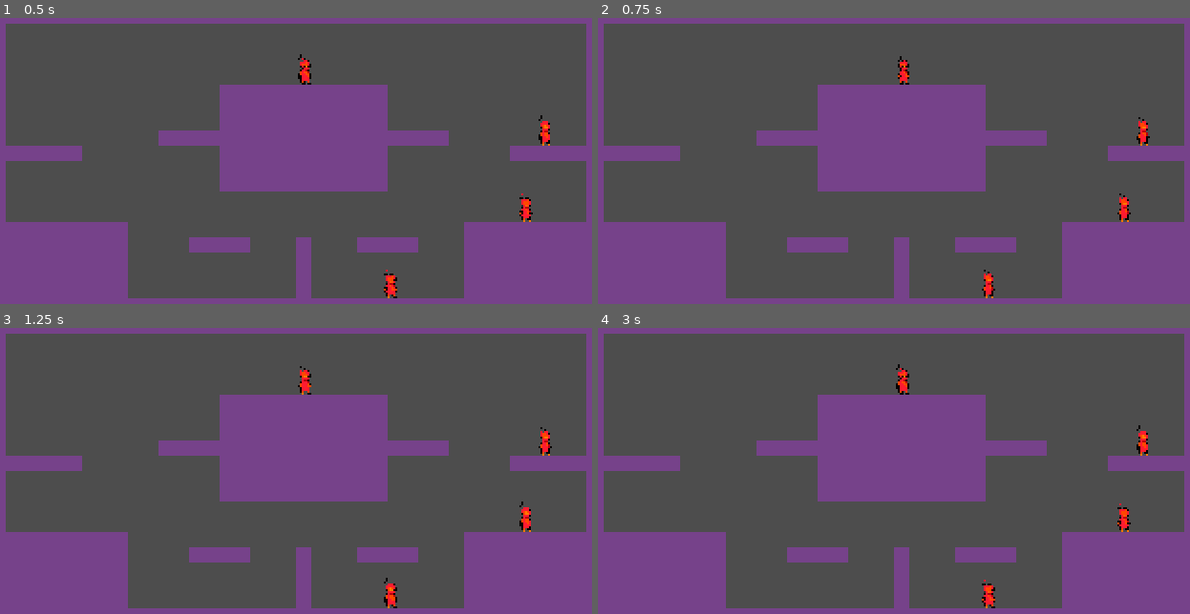
Above: before the commit, frames 1-4 (two rows, left to right).
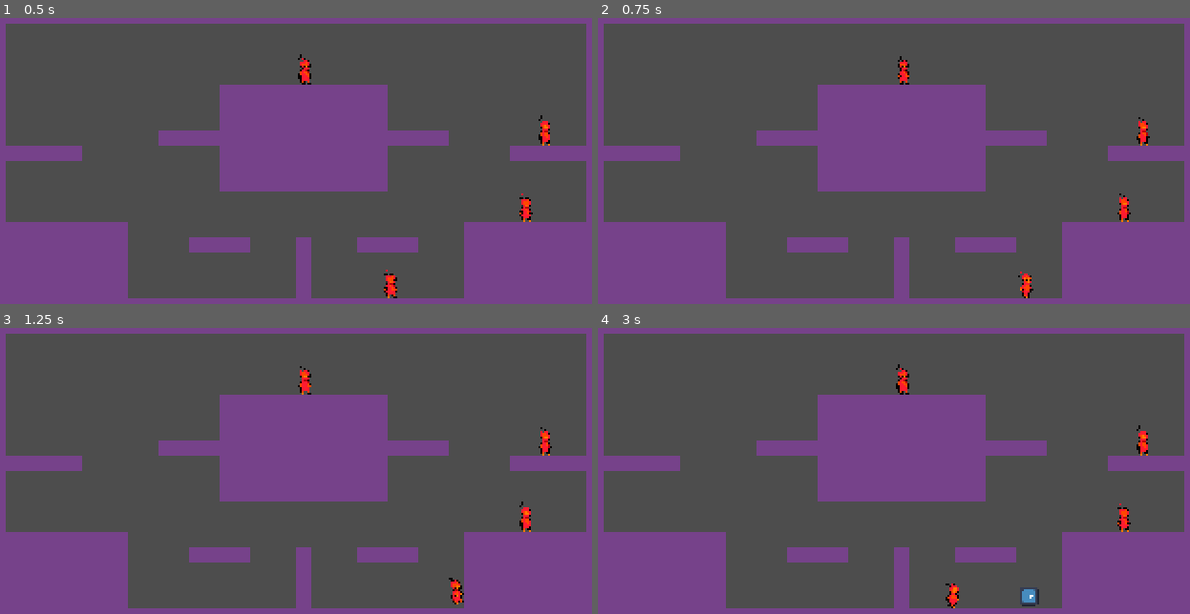
Above: after the commit, the same moments.

Repository: kertox662/GDC-GameJam-W25
Game: Godot game, scene res://game/match.tscn
The game is run twice, just before and just after one commit, with the same random seed, the same clock (stepped at 60 frames per second) and the same inputs. The engine's default icon, where the game draws it, is replaced by a stand-in: a white triangle on a blue panel in a dark square.
Inputs:
- Up to frame 1 (0.5 s): no input
- Up to frame 2 (0.75 s): hold D (move_right) from 0.53 s (still down); hold Space (shoot) from 0.53 s (still down)
- Up to frame 3 (1.25 s): keep holding D (move_right); keep holding Space (shoot); tap W (jump) at 0.77 s
- Up to frame 4 (3 s): release Space (shoot) at 1.28 s; tap Space (shoot) at 1.35, 2.85 s; tap W (jump) at 1.52 s; release D (move_right) at 2.03 s; hold A (move_left) 2.03-2.78 s; hold Space (shoot) 2.03-2.78 s; hold D (move_right) from 2.78 s (still down)

Frame 1 is identical in both runs. In frame 2, 0.3% of the frame differs, in the area x 64-74%, y 88-98%; in frame 3, 0.3%; in frame 4, 0.4%, in the area x 58-75%, y 88-98%.

Commit message:
fixed bug with last commit

Diff:
--- a/game/match.gd
+++ b/game/match.gd
@@ -83,7 +83,7 @@
 			break
 	init_match()
 
-var count = 2000
+var count = 0
 func _input(event: InputEvent) -> void:
 	if count > 0:
 		get_viewport().set_input_as_handled()
